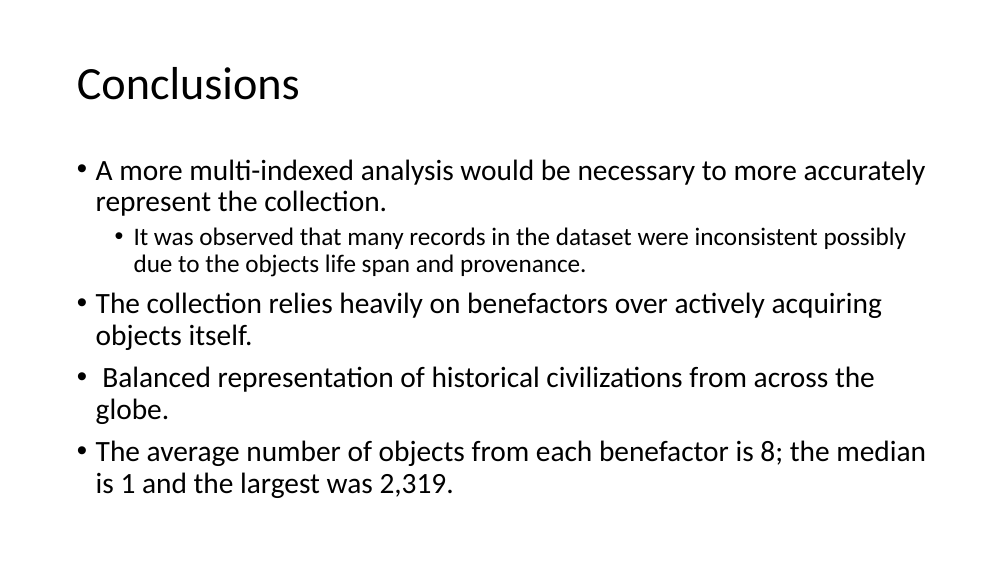
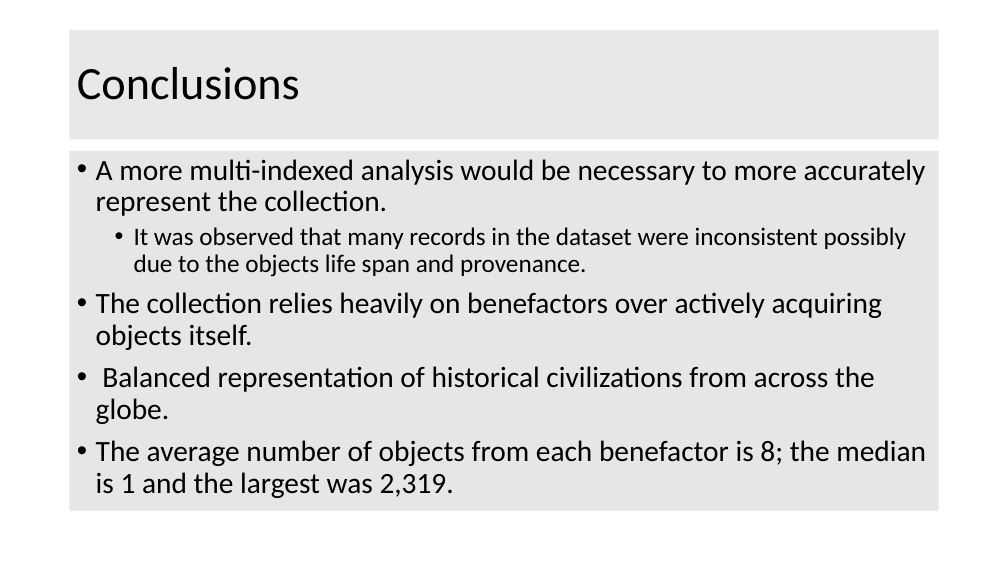
Before and after one commit to bjwlknsn/TheMetTeamProject, a slide deck: slide 14 of The Metropolitan Museum of Art.pptx. Drawn at 1008x567 pixels with LibreOffice and Linux fonts; fonts in the diff are those of the drawing; background and template pictures are left out. Boxes give left, top, right and bottom in pixels: in the first picture for what was removed or moved away, otherwise in the second. Text is boxed around its words. In the diff, an @@ line names an element or a change of style, - is before the commit and + after.

```diff
--- a/The Metropolitan Museum of Art.pptx
+++ b/The Metropolitan Museum of Art.pptx
@@ title "Conclusions": place and size @@
-title "Conclusions" at <box>77,67,300,100</box>
+title "Conclusions" at <box>70,30,939,140</box>
@@ title "Conclusions" at <box>70,30,939,140</box>: fill none to #D0CECE at 46% opacity @@
@@ text "A more multi-indexed analysis would ...": place and size @@
-text "A more multi-indexed analysis would ..." at <box>96,159,926,498</box>
+text "A more multi-indexed analysis would ..." at <box>70,151,939,511</box>
@@ text "A more multi-indexed analysis would ..." at <box>70,151,939,511</box>: fill none to #D0CECE at 50% opacity @@
```
Also in this commit, not shown: 12 other slides changed, 26 other files.
